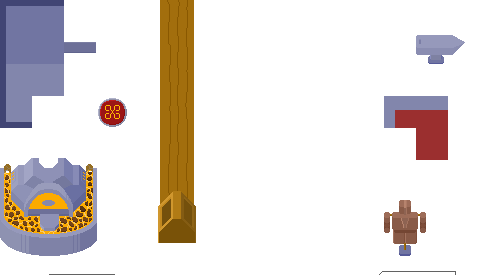
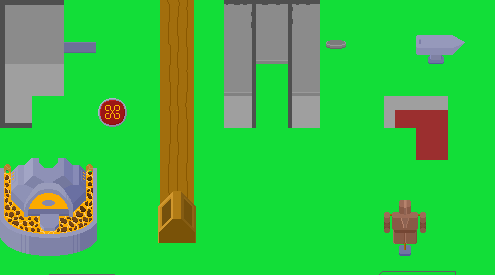
Comparing the layer stacks of the two 495 x 275 images. Changes:
removed group "Habitacion" (1 layers) over [49, 271, 455, 275]
renamed "fondo" to "Fogon", showed it, painted on it over [0, 0, 495, 275]
added layer "piso pared copy" above "piso pared" over [288, 96, 320, 128]
added layer "piso pared" above "pared" over [224, 96, 256, 128]
added layer "pared" above "taller2.png" over [224, 0, 320, 96]
renamed "Background" to "taller2.png", showed it, painted on it over [0, 0, 495, 275]
renamed "Habitacion boceto 1" to "Hierro", moved it out of group "Habitacion", painted on it over [0, 0, 495, 275]
removed group "taller" (146 layers) over [0, 0, 495, 275]
removed group "Tiles" (58 layers) from group "taller" over [0, 0, 465, 256]
removed layer "Pasted Layer #13" from group "Tiles" over [384, 96, 416, 128]
removed layer "pared arriba tile" from group "Tiles" over [32, 0, 64, 32]
removed layer "pared Tile" from group "Tiles" over [32, 32, 64, 64]
removed layer "pared piso tile" from group "Tiles" over [0, 64, 32, 96]
removed layer "pared iz Tile" from group "Tiles" over [0, 32, 32, 64]
removed layer "esquinaPared Tile copy" from group "Tiles" over [0, 0, 32, 32]
removed layer "piso tile" from group "Tiles" over [32, 64, 64, 96]
removed group "Mostrador copy" (4 layers) from group "Tiles" over [158, 0, 196, 206]
removed group "Soporte Armadura copy" (11 layers) from group "Tiles" over [384, 200, 426, 256]
removed layer "Color #15" from group "Soporte Armadura copy" over [390, 216, 420, 256]
removed layer "soporte #1" from group "Soporte Armadura copy" over [387, 208, 423, 256]
removed group "Yunque copy" (3 layers) from group "Tiles" over [416, 35, 465, 64]
removed layer "Color #21" from group "Yunque copy" over [416, 35, 465, 64]
removed group "horno #4" (22 layers) from group "Tiles" over [0, 158, 97, 256]
removed layer "Color #24" from group "horno #4" over [0, 158, 97, 256]
…and 14 more changes (14 removed)
